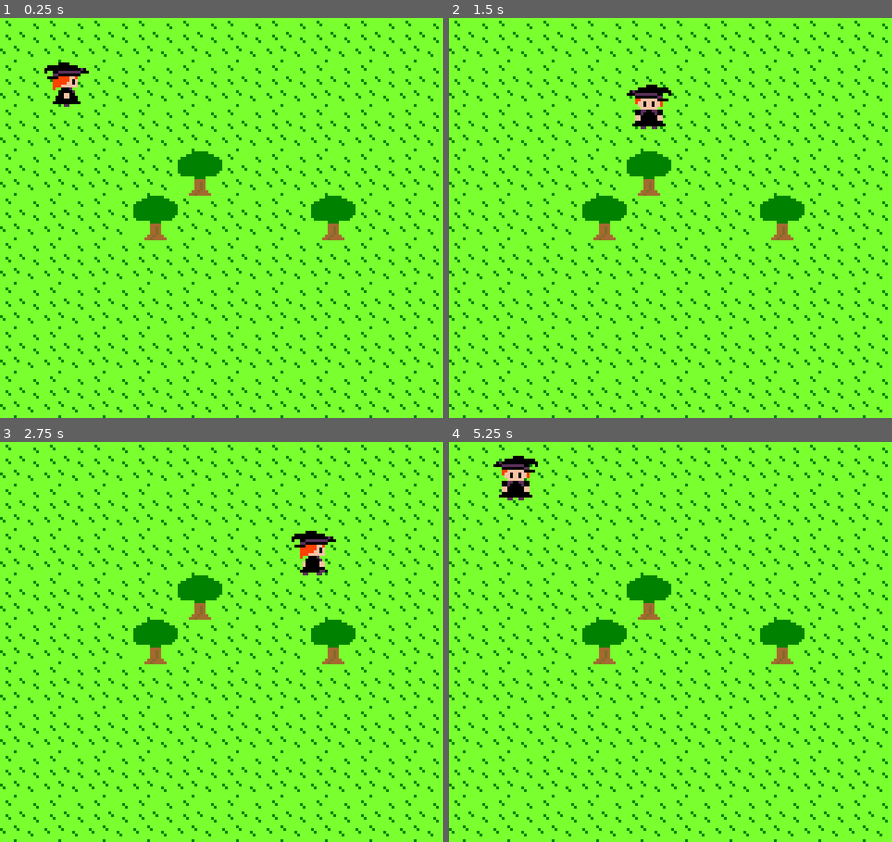
Above: before the commit, frames 1-4 (two rows, left to right).
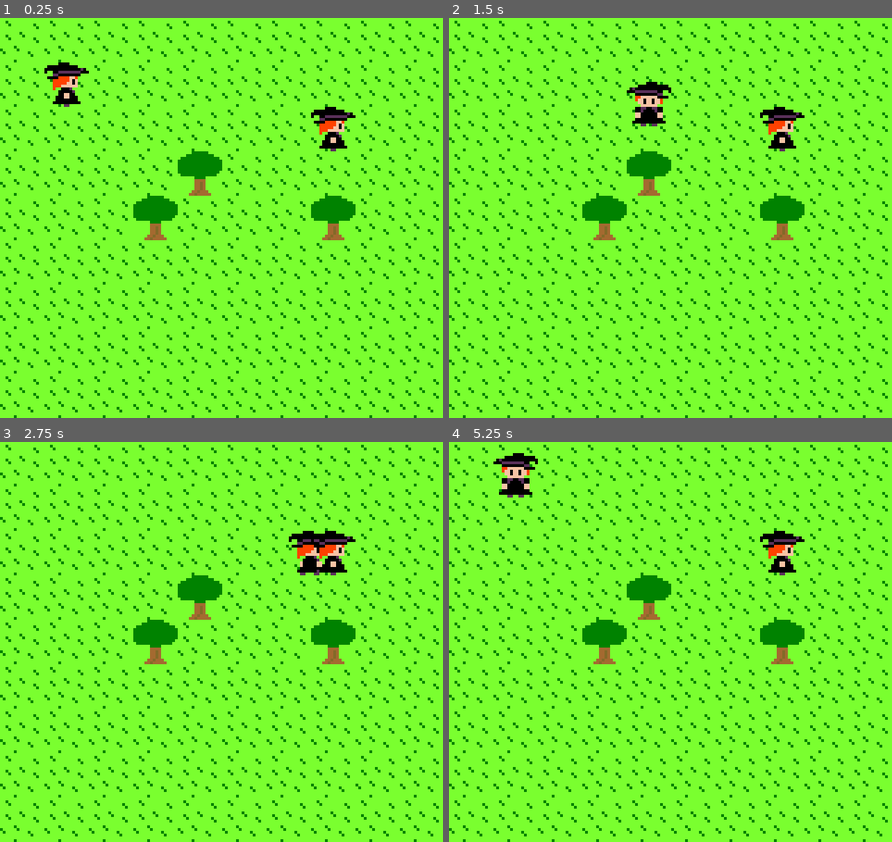
Above: after the commit, the same moments.

Repository: cinnamonmadi/spirits
Game: Godot game, scene res://world.tscn
Same seed, same stepped clock (60 frames per second), same inputs: the game is played once before the commit and once after it.
Inputs:
- Up to frame 1 (0.25 s): no input
- Up to frame 2 (1.5 s): tap Enter at 0.5 s; hold D (right) 0.53-1.28 s; hold S (down) from 1.28 s (still down)
- Up to frame 3 (2.75 s): tap Space at 2 s; release S (down) at 2.03 s; hold D (right) from 2.03 s (still down)
- Up to frame 4 (5.25 s): release D (right) at 2.78 s; hold W (up) 2.78-3.53 s; hold A (left) 3.53-5.03 s; hold S (down) from 5.03 s (still down)

The runs differ from the first frame. In frame 1, 0.6% of the frame differs, in the area x 70-81%, y 22-34%; in frame 2, 1.1%, in the area x 40-81%, y 15-34%; in frame 3, 0.7%; in frame 4, 1.1%.
Error after the commit: Parse Error: Enumeration "Path" shadows a native class. (res://actors/npc.gd:8)

Commit message:
Added NPC movement paths!
Signed-off-by: cinnamonmadi <cinnamon.madi@gmail.com>

Diff:
--- a/actors/actor.gd
+++ b/actors/actor.gd
@@ -1,60 +1,48 @@
 extends Area2D
+
+class_name Actor
 
 onready var map = get_parent().find_node("tilemap")
 onready var sprite = $sprite
 
-const SPEED: int = 1
 const TILE_SIZE: int = 16
-const input_direction_names = ["up", "right", "down", "left"]
-const input_direction_vectors = [Vector2.UP, Vector2.RIGHT, Vector2.DOWN, Vector2.LEFT]
 
-var input_direction: Vector2
+var SPEED: float = 1
 var target_position: Vector2
 var facing_direction: Vector2
 
 func _ready():
-    input_direction = Vector2.ZERO
     target_position = Vector2.ZERO
     map.reserve_tile(position)
 
-func handle_input():
-    for i in range(0, input_direction_names.size()):
-        if Input.is_action_just_pressed(input_direction_names[i]):
-            input_direction = input_direction_vectors[i]
-        elif Input.is_action_just_released(input_direction_names[i]):
-            input_direction = Vector2.ZERO
-            for j in range(0, input_direction_names.size()):
-                if i == j:
-                    continue
-                if Input.is_action_pressed(input_direction_names[j]):
-                    input_direction = input_direction_vectors[j]
-                    break
-
-func _physics_process(_delta):
-    handle_input()
-    move()
-    update_sprite()
+func is_moving_between_tiles() -> bool:
+    return target_position != Vector2.ZERO
 
 func move():
-    var is_moving_between_tiles = target_position != Vector2.ZERO
-    if is_moving_between_tiles:
-        var movement_direction = position.direction_to(target_position)
+    if not is_moving_between_tiles():
+        return
 
-        facing_direction = movement_direction
-        position += movement_direction * SPEED
-        if position == target_position:
-            # Update the collision map
-            var old_position = position - (movement_direction * TILE_SIZE)
-            map.free_tile(old_position)
-            map.reserve_tile(position)
+    # Perform movement
+    var movement_direction = position.direction_to(target_position)
+    facing_direction = movement_direction
+    position += movement_direction * SPEED
 
-            target_position = Vector2.ZERO
-            is_moving_between_tiles = false
-    if not is_moving_between_tiles and input_direction != Vector2.ZERO:
-        var desired_target_position = position + (input_direction * TILE_SIZE)
-        if map.is_tile_free(desired_target_position):
-            target_position = desired_target_position
-            map.reserve_tile(target_position)
+    # Check if actor has reached their target position
+    if position == target_position:
+        # Update the collision map
+        var old_position = position - (movement_direction * TILE_SIZE)
+        map.free_tile(old_position)
+        map.reserve_tile(position)
+
+        target_position = Vector2.ZERO
+
+func try_find_next_target(input_direction: Vector2):
+    if is_moving_between_tiles() or input_direction == Vector2.ZERO:
+        return
+    var desired_target_position = position + (input_direction * TILE_SIZE)
+    if map.is_tile_free(desired_target_position):
+        target_position = desired_target_position
+        map.reserve_tile(target_position)
 
 func update_sprite():
     if facing_direction == Vector2.UP:
--- /dev/null
+++ b/actors/npc.gd
@@ -0,0 +1,84 @@
+extends Actor
+
+class_name NPC
+
+const input_direction_names = ["up", "right", "down", "left"]
+const input_direction_vectors = [Vector2.UP, Vector2.RIGHT, Vector2.DOWN, Vector2.LEFT]
+
+enum Path {
+    MOVE,
+    FACE,
+    WAIT,
+}
+
+export var path = []
+
+var _path = []
+var path_index: int = 0
+var path_timer: float = 0
+
+func _ready():
+    SPEED = 0.5
+    parse_path()
+
+func parse_path():
+    _path.append([Path.MOVE, position])
+    var previous_path_position = position
+
+    for path_string in path:
+        var path_string_parts = path_string.split(",")
+        var path_command = path_string_parts[0]
+        var path_value = path_string_parts[1]
+
+        if path_command == "face":
+            for i in range(0, input_direction_names.size()):
+                if path_value == input_direction_names[i]:
+                    _path.append([Path.FACE, input_direction_vectors[i]])
+        elif path_command == "wait":
+            _path.append([Path.WAIT, float(path_value)])
+        else:
+            for i in range(0, input_direction_names.size()):
+                if path_command == input_direction_names[i]:
+                    var new_path_position = previous_path_position + (input_direction_vectors[i] * TILE_SIZE * int(path_value))
+                    _path.append([Path.MOVE, new_path_position])
+
+                    previous_path_position = new_path_position
+
+
+func _physics_process(delta):
+    update_path(delta)
+    update_sprite()
+
+func update_path(delta):
+    progress_path(delta)
+    while should_increment_path():
+        increment_path()
+
+func progress_path(delta):
+    var current_path_action = _path[path_index][0]
+    if current_path_action == Path.MOVE:
+        move()
+        if not is_moving_between_tiles() and position != _path[path_index][1]:
+            try_find_next_target(position.direction_to(_path[path_index][1]))
+    elif current_path_action == Path.WAIT:
+        path_timer -= delta
+
+func should_increment_path() -> bool:
+    var current_path_action = _path[path_index][0]
+    if current_path_action == Path.MOVE:
+        return not is_moving_between_tiles() and position == _path[path_index][1]
+    elif current_path_action == Path.FACE:
+        return facing_direction == _path[path_index][1]
+    elif current_path_action == Path.WAIT:
+        return path_timer <= 0
+    return false
+
+func increment_path():
+    path_index = (path_index + 1) % _path.size()
+    var current_path_action = _path[path_index][0]
+    if current_path_action == Path.MOVE:
+        try_find_next_target(position.direction_to(_path[path_index][1]))
+    elif current_path_action == Path.FACE:
+        facing_direction = _path[path_index][1]
+    elif current_path_action == Path.WAIT:
+        path_timer = _path[path_index][1]
--- /dev/null
+++ b/actors/npc.tscn
@@ -0,0 +1,85 @@
+[gd_scene load_steps=17 format=2]
+
+[ext_resource path="res://actors/npc.gd" type="Script" id=1]
+[ext_resource path="res://actors/witch.png" type="Texture" id=2]
+
+[sub_resource type="AtlasTexture" id=1]
+atlas = ExtResource( 2 )
+region = Rect2( 0, 32, 16, 16 )
+
+[sub_resource type="AtlasTexture" id=2]
+atlas = ExtResource( 2 )
+region = Rect2( 16, 32, 16, 16 )
+
+[sub_resource type="AtlasTexture" id=3]
+atlas = ExtResource( 2 )
+region = Rect2( 32, 32, 16, 16 )
+
+[sub_resource type="AtlasTexture" id=4]
+atlas = ExtResource( 2 )
+region = Rect2( 48, 32, 16, 16 )
+
+[sub_resource type="AtlasTexture" id=5]
+atlas = ExtResource( 2 )
+region = Rect2( 0, 16, 16, 16 )
+
+[sub_resource type="AtlasTexture" id=6]
+atlas = ExtResource( 2 )
+region = Rect2( 16, 16, 16, 16 )
+
+[sub_resource type="AtlasTexture" id=7]
+atlas = ExtResource( 2 )
+region = Rect2( 32, 16, 16, 16 )
+
+[sub_resource type="AtlasTexture" id=8]
+atlas = ExtResource( 2 )
+region = Rect2( 48, 16, 16, 16 )
+
+[sub_resource type="AtlasTexture" id=9]
+atlas = ExtResource( 2 )
+region = Rect2( 0, 0, 16, 16 )
+
+[sub_resource type="AtlasTexture" id=10]
+atlas = ExtResource( 2 )
+region = Rect2( 16, 0, 16, 16 )
+
+[sub_resource type="AtlasTexture" id=11]
+atlas = ExtResource( 2 )
+region = Rect2( 32, 0, 16, 16 )
+
+[sub_resource type="AtlasTexture" id=12]
+atlas = ExtResource( 2 )
+region = Rect2( 48, 0, 16, 16 )
+
+[sub_resource type="SpriteFrames" id=13]
+animations = [ {
+"frames": [ SubResource( 1 ), SubResource( 2 ), SubResource( 3 ), SubResource( 4 ) ],
+"loop": true,
+"name": "side",
+"speed": 5.0
+}, {
+"frames": [ SubResource( 5 ), SubResource( 6 ), SubResource( 7 ), SubResource( 8 ) ],
+"loop": true,
+"name": "up",
+"speed": 5.0
+}, {
+"frames": [ SubResource( 9 ), SubResource( 10 ), SubResource( 11 ), SubResource( 12 ) ],
+"loop": true,
+"name": "down",
+"speed": 5.0
+} ]
+
+[sub_resource type="RectangleShape2D" id=14]
+extents = Vector2( 8, 8 )
+
+[node name="NPC" type="Area2D"]
+script = ExtResource( 1 )
+
+[node name="sprite" type="AnimatedSprite" parent="."]
+position = Vector2( 8, 8 )
+frames = SubResource( 13 )
+animation = "side"
+
+[node name="collider" type="CollisionShape2D" parent="."]
+position = Vector2( 8, 8 )
+shape = SubResource( 14 )
--- a/actors/tris.gd
+++ b/actors/tris.gd
@@ -1,21 +1,12 @@
-extends Area2D
+extends Actor
 
-onready var map = get_parent().find_node("tilemap")
-onready var sprite = $sprite
-
-const SPEED: int = 1
-const TILE_SIZE: int = 16
 const input_direction_names = ["up", "right", "down", "left"]
 const input_direction_vectors = [Vector2.UP, Vector2.RIGHT, Vector2.DOWN, Vector2.LEFT]
 
 var input_direction: Vector2
-var target_position: Vector2
-var facing_direction: Vector2
 
 func _ready():
     input_direction = Vector2.ZERO
-    target_position = Vector2.ZERO
-    map.reserve_tile(position)
 
 func handle_input():
     for i in range(0, input_direction_names.size()):
@@ -31,40 +22,7 @@
                     break
 
 func _physics_process(_delta):
+    move()
+    try_find_next_target(input_direction)
     handle_input()
-    move()
     update_sprite()
-
-func move():
-    var is_moving_between_tiles = target_position != Vector2.ZERO
-    if is_moving_between_tiles:
-        var movement_direction = position.direction_to(target_position)
-
-        facing_direction = movement_direction
-        position += movement_direction * SPEED
-        if position == target_position:
-            # Update the collision map
-            var old_position = position - (movement_direction * TILE_SIZE)
-            map.free_tile(old_position)
-            map.reserve_tile(position)
-
-            target_position = Vector2.ZERO
-            is_moving_between_tiles = false
-    if not is_moving_between_tiles and input_direction != Vector2.ZERO:
-        var desired_target_position = position + (input_direction * TILE_SIZE)
-        if map.is_tile_free(desired_target_position):
-            target_position = desired_target_position
-            map.reserve_tile(target_position)
-
-func update_sprite():
-    if facing_direction == Vector2.UP:
-        sprite.play("up")
-    elif facing_direction == Vector2.DOWN:
-        sprite.play("down")
-    else:
-        sprite.play("side")
-    sprite.flip_h = facing_direction == Vector2.LEFT
-
-    if target_position == Vector2.ZERO:
-        sprite.stop()
-        sprite.frame = 0
--- a/project.godot
+++ b/project.godot
@@ -7,6 +7,22 @@
 ;   param=value ; assign values to parameters
 
 config_version=4
+
+_global_script_classes=[ {
+"base": "Area2D",
+"class": "Actor",
+"language": "GDScript",
+"path": "res://actors/actor.gd"
+}, {
+"base": "Actor",
+"class": "NPC",
+"language": "GDScript",
+"path": "res://actors/npc.gd"
+} ]
+_global_script_class_icons={
+"Actor": "",
+"NPC": ""
+}
 
 [application]
 
--- a/world.tscn
+++ b/world.tscn
@@ -1,8 +1,9 @@
-[gd_scene load_steps=7 format=2]
+[gd_scene load_steps=8 format=2]
 
 [ext_resource path="res://tileset.png" type="Texture" id=1]
 [ext_resource path="res://actors/tris.tscn" type="PackedScene" id=2]
 [ext_resource path="res://map.gd" type="Script" id=3]
+[ext_resource path="res://actors/npc.tscn" type="PackedScene" id=4]
 
 [sub_resource type="ConvexPolygonShape2D" id=1]
 points = PoolVector2Array( 16, 16, 0, 16, 0, 0, 16, 0 )
@@ -107,3 +108,7 @@
 
 [node name="tris" parent="." instance=ExtResource( 2 )]
 position = Vector2( 16, 16 )
+
+[node name="NPC" parent="." instance=ExtResource( 4 )]
+position = Vector2( 112, 32 )
+path = [ "left,2", "down,3", "face,left", "wait,0.5", "face,right", "wait,0.5", "up,3", "right,2" ]
